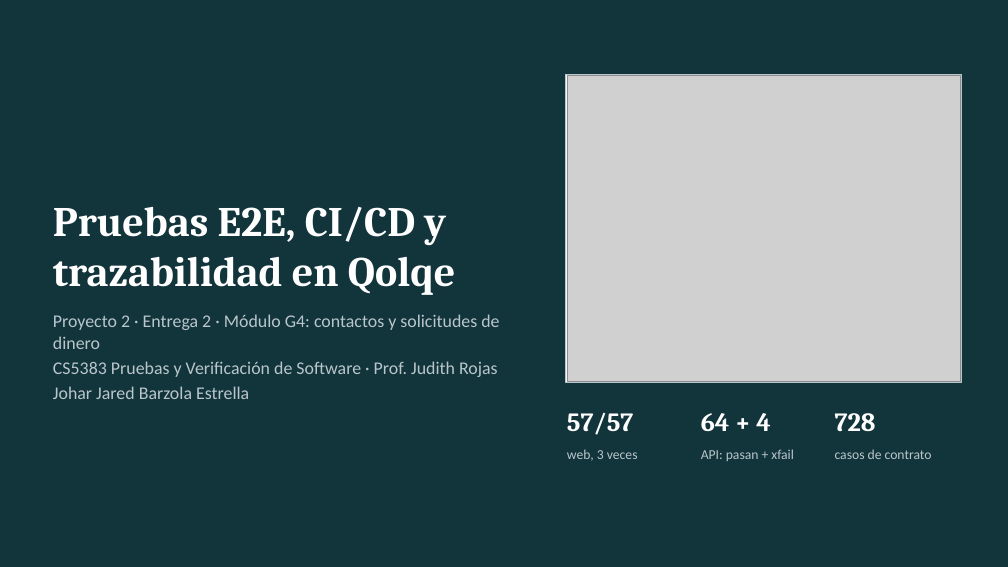
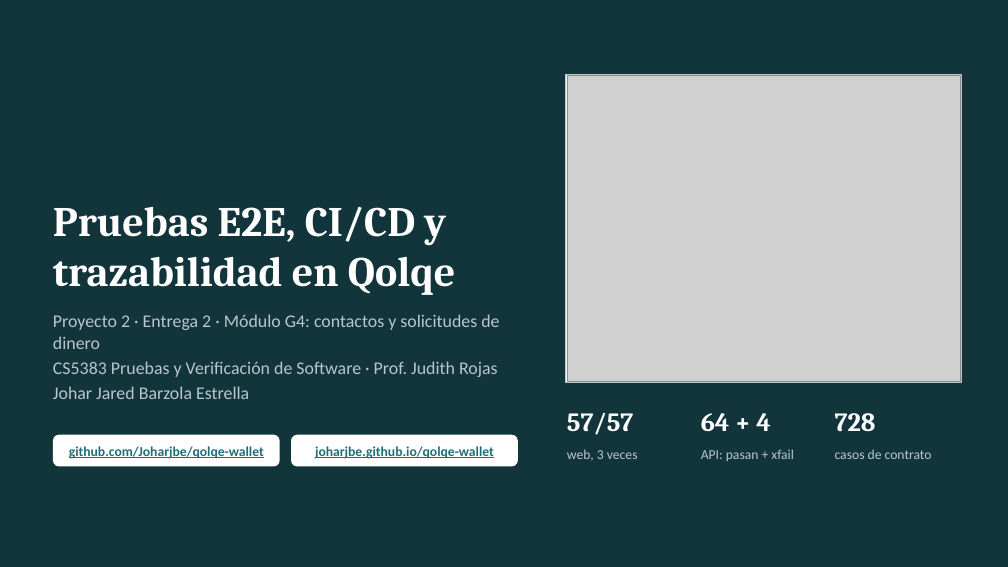
Before and after one commit to Joharjbe/qolqe-wallet, a slide deck: slide 1 of docs/Entrega2_G4_E2E_CICD.pptx. Drawn at 1008x567 pixels with LibreOffice and Linux fonts; fonts in the diff are those of the drawing; grey boxes stand for pictures. Boxes give left, top, right and bottom in pixels: in the first picture for what was removed or moved away, otherwise in the second. Text is boxed around its words. In the diff, an @@ line names an element or a change of style, - is before the commit and + after.

```diff
--- a/docs/Entrega2_G4_E2E_CICD.pptx
+++ b/docs/Entrega2_G4_E2E_CICD.pptx
@@ rounded rectangle added at (53,435,280,467), fill #FFFFFF @@
@@ text added at (69,446,264,459), 13 pt, text #1F6F78, bold, underline @@
+github.com/Joharjbe/qolqe-wallet
@@ rounded rectangle added at (291,435,518,467), fill #FFFFFF @@
@@ text added at (315,446,494,459), 13 pt, text #1F6F78, bold, underline @@
+joharjbe.github.io/qolqe-wallet
```
Also in this commit, not shown: 1 other file.
